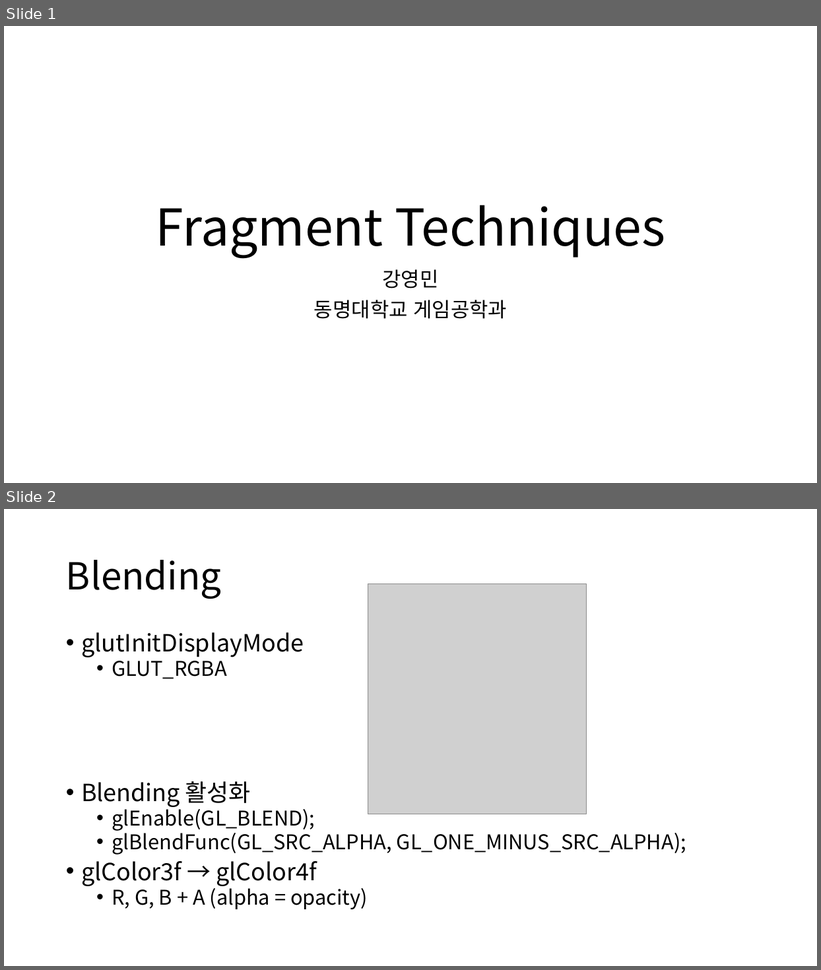
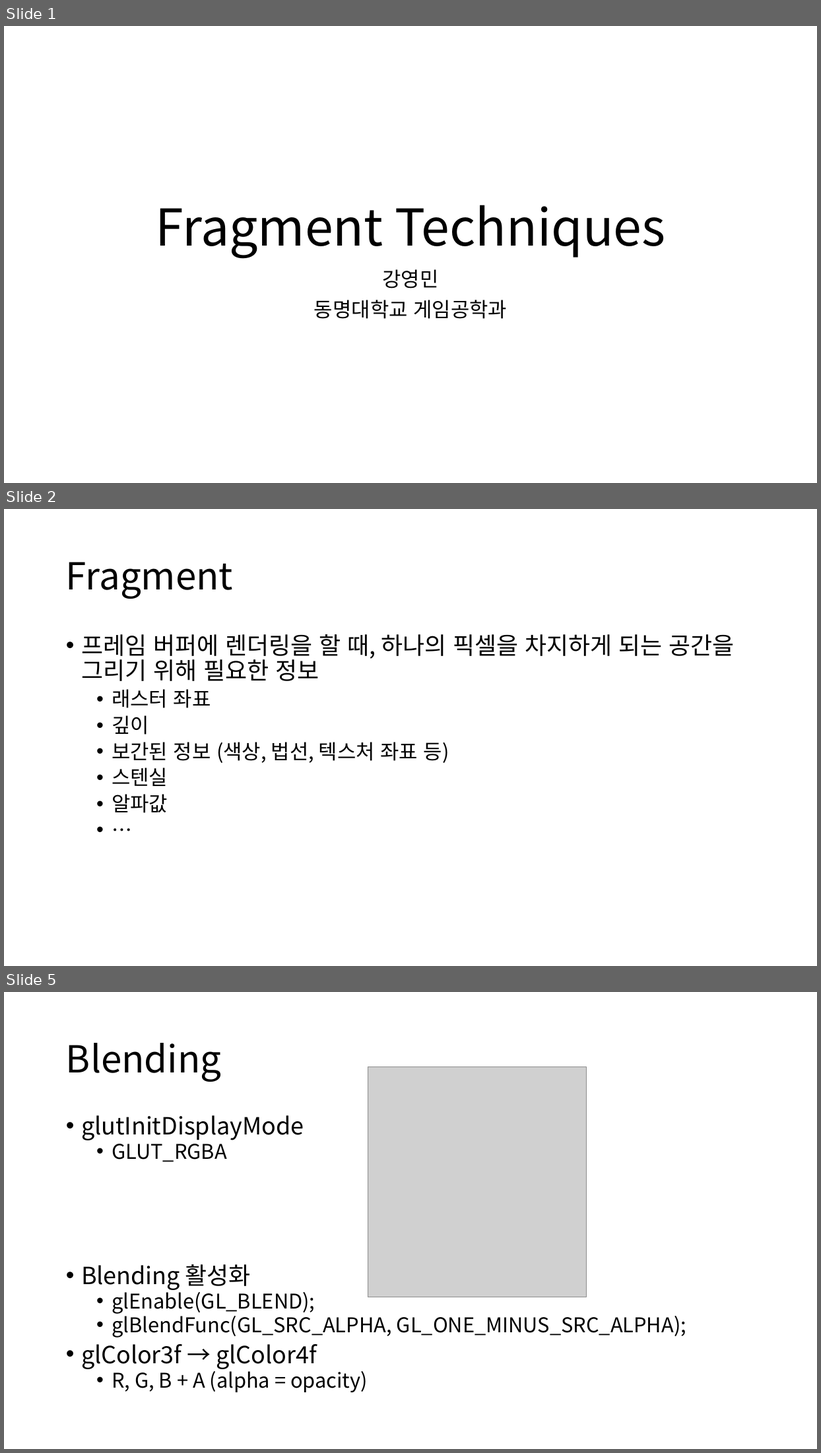
Before and after one commit to dknife/201802_Graphics, a slide deck: LectureNotes/Fragment Techniques.pptx. Shown one above the other, each under a label of ours: slides 1 and 2 before the commit, slides 1, 2 and 5 after it; the slides between them are not shown. The pictures are 821x970 and 821x1453 pixels, drawn with LibreOffice and Linux fonts; fonts in the diff are those of the drawing; grey boxes stand for pictures. Boxes give left, top, right and bottom in pixels: in the first picture for what was removed or moved away, otherwise in the second. Text is boxed around its words. In the diff, an @@ line names an element or a change of style, - is before the commit and + after.

```diff
--- a/LectureNotes/Fragment Techniques.pptx
+++ b/LectureNotes/Fragment Techniques.pptx
@@ slide 2 added at [4,509,817,966], background #FFFFFF @@
@@ title added at [66,562,233,599], 44 pt, text #000000 @@
+Fragment
@@ text added at [81,634,735,813], 28 pt, text #000000 @@
+• 프레임 버퍼에 렌더링을 할 때, 하나의 픽셀을 차지하게 되는 공간을 그리기 위해 필요한 정보
+  • 래스터 좌표
+  • 깊이
+  • 보간된 정보 (색상, 법선, 텍스처 좌표 등)
+  • 스텐실
+  • 알파값
+  • …
@@ what was slide 2 is now slide 5 @@
```
Also in this commit, not shown: 2 other slides added, 7 other files.
